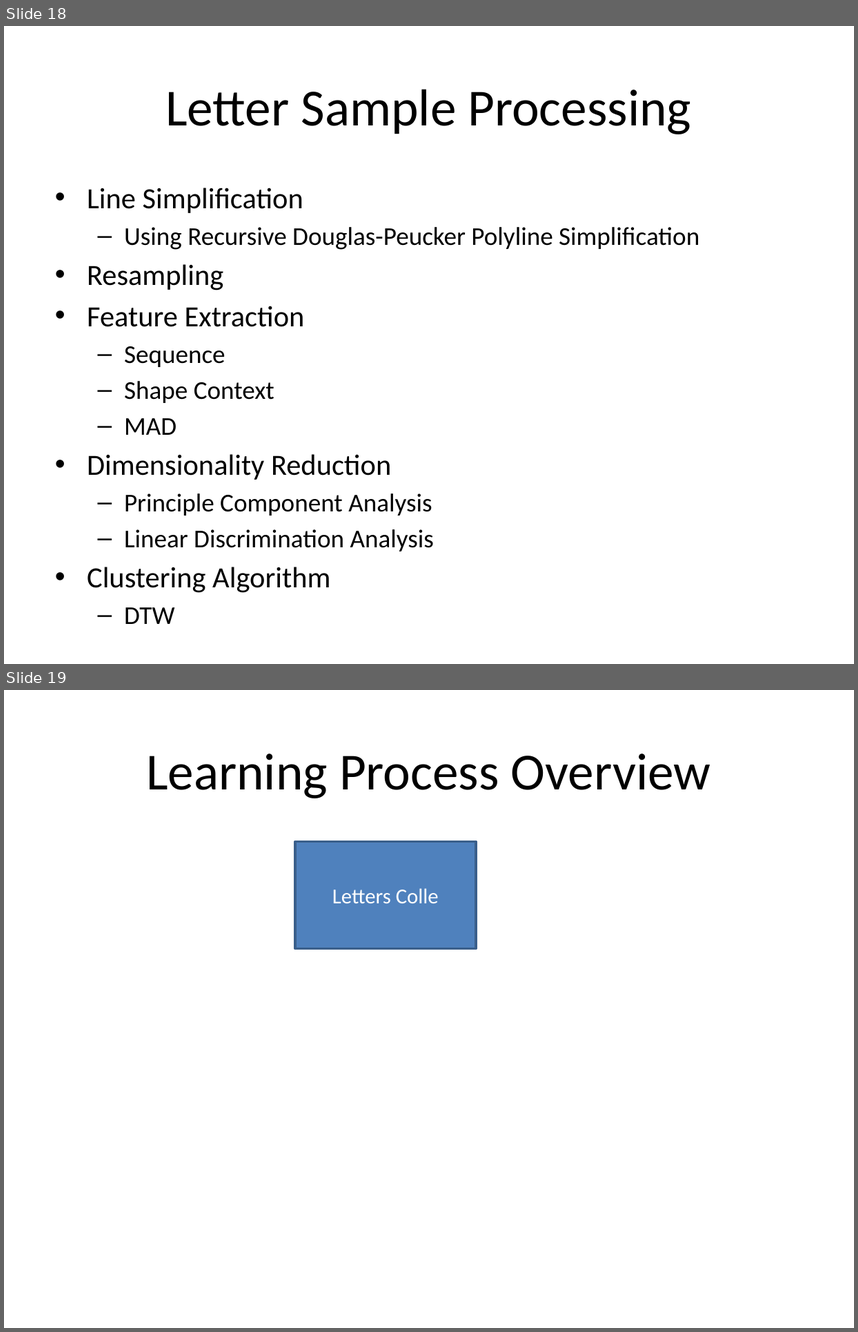
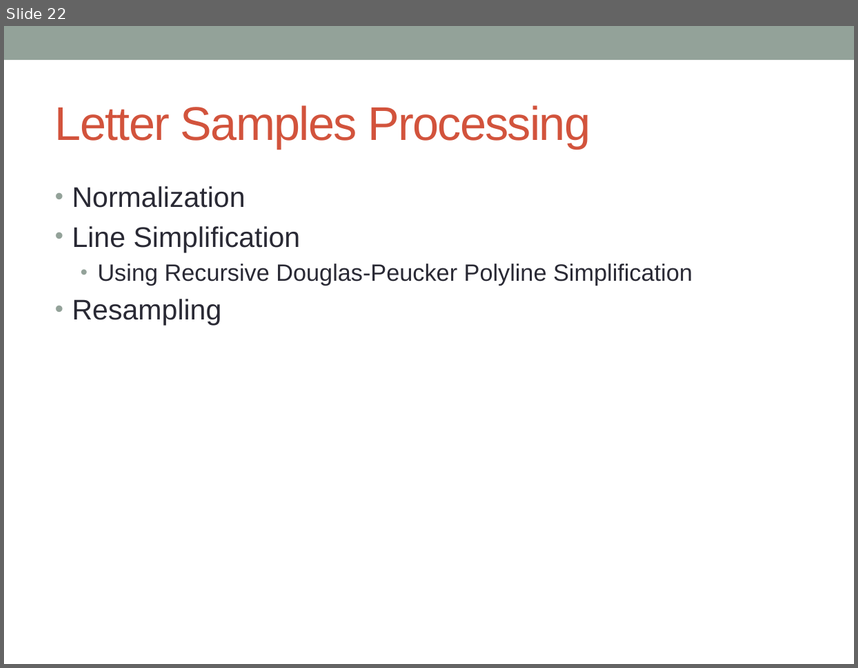
Before and after one commit to kourgeorge/arabic-icr, a slide deck: Thesis/Just In Time Arabic Handwriting Recognition.pptx. Shown one above the other, each under a label of ours: slides 18 and 19 before the commit, slide 22 after it. The pictures are 858x1332 and 858x668 pixels, drawn with LibreOffice and Linux fonts; fonts in the diff are those of the drawing. Boxes give left, top, right and bottom in pixels: in the first picture for what was removed or moved away, otherwise in the second. Text is boxed around its words. In the diff, an @@ line names an element or a change of style, - is before the commit and + after.

Commit message:
New recognition process. Progressive segmentation only. The letters recognition is done after the scribing is done.

```diff
--- a/Thesis/Just In Time Arabic Handwriting Recognition.pptx
+++ b/Thesis/Just In Time Arabic Handwriting Recognition.pptx
@@ slide 19 removed at (4,690,854,1328), background #FFFFFF @@
@@ title removed at (146,753,711,798) @@
-Learning Process Overview
@@ rectangle removed at (296,841,477,949) @@
-Letters Colle
@@ what was slide 18 is now slide 22 @@
@@ slide 22 changed as well @@
@@ rectangle added at (4,26,854,60), fill #93A299 @@
@@ title at (55,105,590,149): text changed; size 44 to 40 pt; font Calibri to Arial; text colour #000000 to #D2533C @@
-Letter Sample Processing
+Letter Samples Processing
@@ text at (72,186,245,207): paragraph added @@
+• Normalization
@@ text at (72,226,693,325): size 24.8 to 24 pt in "Line Simplification", "Resampling"; font Calibri to Arial, text colour #000000 to #292934 in "Line Simplification", "Using Recursive Douglas-Peucker Polyline Simplification", "Resampling"; size 21.7 to 20 pt in "Using Recursive Douglas-Peucker Polyline Simplification"; indent changed; bullet – to • @@
@@ text at (87,305,434,592): paragraphs removed @@
-• Feature Extraction
-  – Sequence
-  – Shape Context
-  – MAD
-• Dimensionality Reduction
-  – Principle Component Analysis
-  – Linear Discrimination Analysis
-• Clustering Algorithm
-  – DTW
```
Also in this commit, not shown: 17 other slides changed, 7 slides added, 1 other slide removed, 4 other files.
